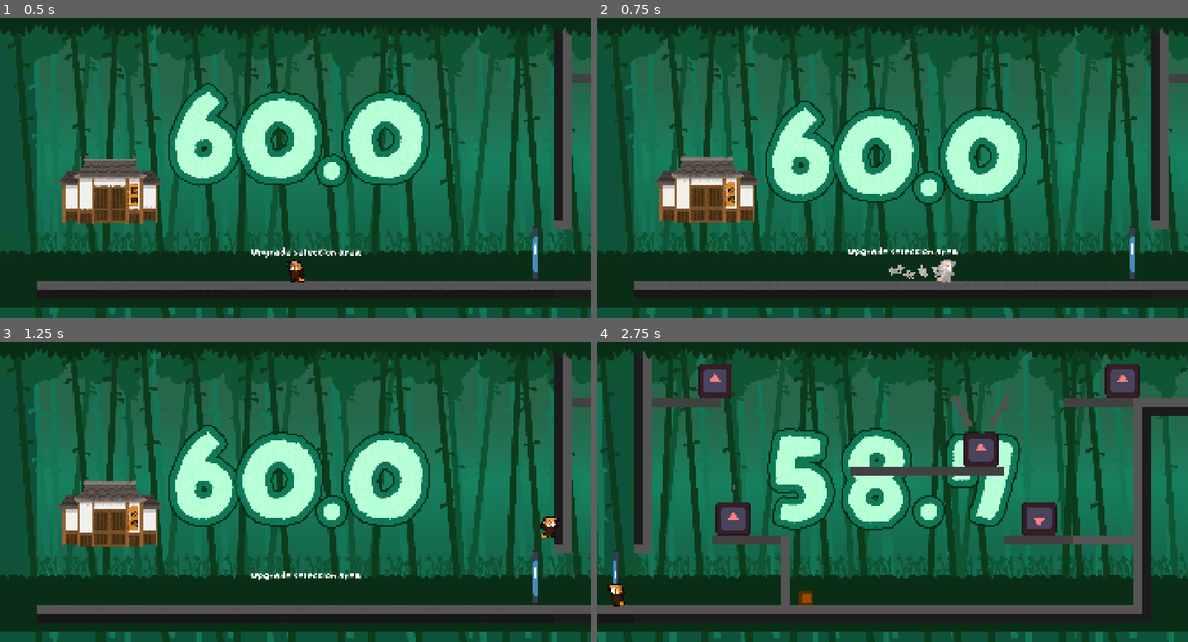
Above: before the commit, frames 1-4 (two rows, left to right).
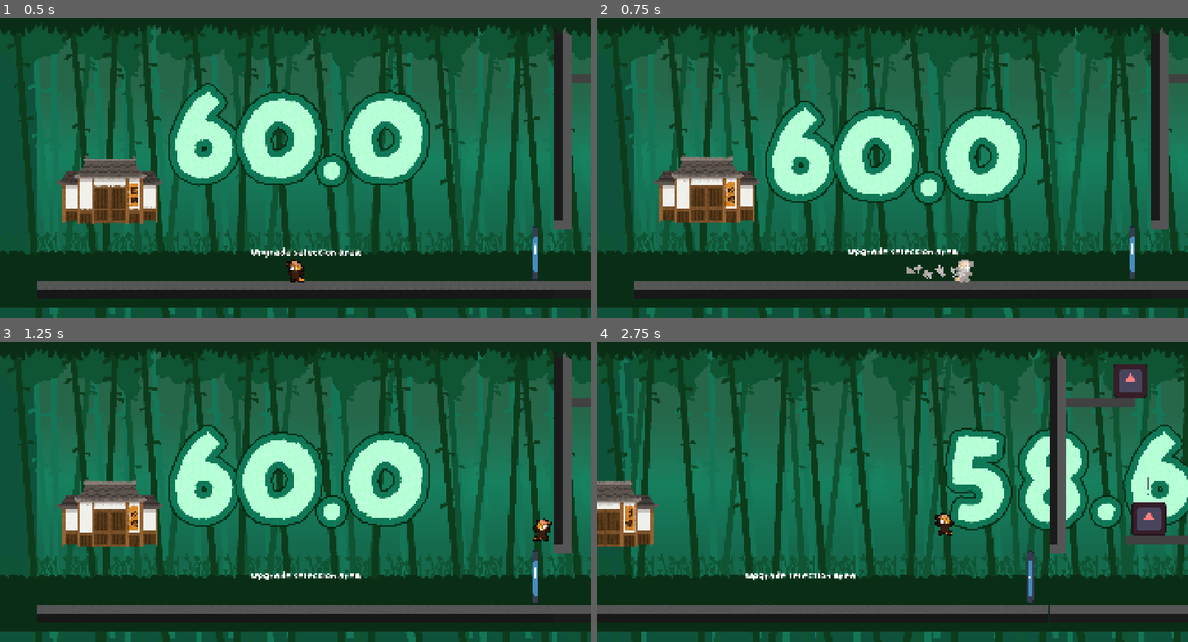
Above: after the commit, the same moments.

Repository: Tyrannicodin/GMTK-jam-2026
Game: Godot game, scene res://game/game.tscn
Two runs of this game, one before a commit and one after it. Both use one fixed random seed, a clock stepped at 60 frames per second and the inputs below. This scene is started directly instead of the project's main scene. The engine's default icon, where the game draws it, is replaced by a stand-in: a white triangle on a blue panel in a dark square.
Inputs (mouse positions are in pixels of both pictures, inside the frame that each line leads up to):
- Up to frame 1 (0.5 s): no input
- Up to frame 2 (0.75 s): move the mouse to (1022, 135) at 0.52 s; hold D (right) from 0.53 s (still down); tap C (dash) at 0.6 s; click (1022, 135) at 0.67 s
- Up to frame 3 (1.25 s): keep holding D (right); tap Space (jump) at 0.77, 0.8, 1.07 s
- Up to frame 4 (2.75 s): move the mouse to (774, 492) at 1.27 s; tap Space (jump) at 1.35, 1.52, 1.82, 2.3 s; tap C (dash) at 1.55, 2.1 s; move the mouse to (951, 402) at 2.02 s; release D (right) at 2.03 s; hold A (left) from 2.03 s (still down)

Frame 1 is identical in both runs. In frame 2, 0.5% of the frame differs, in the area x 49-64%, y 80-89%; in frame 3, 0.2%; in frame 4, 40%, in the area x 0-100%, y 2-100%.

Commit message:
more changes to the input system

Diff:
--- a/game/game.gd
+++ b/game/game.gd
@@ -93,6 +93,7 @@
 		countdown = false
 		pick_room(len(rooms) - 1)
 		var time_tween = get_tree().create_tween()
+		%Timer.happy(11.5)
 		var reward = Reward.new()
 		reward.xp = time / 10.0
 		time_tween.tween_property(self, "time", 0, 1.5).set_delay(5)
--- a/game/player/input_buffer.gd
+++ b/game/player/input_buffer.gd
@@ -37,8 +37,7 @@
 	if len(input_list) > 15:
 		input_list = input_list.slice(0, 15)
 
-# Only process inputs after 1 frame to make combos feel more consistent.
-var allow_after_frames = 1
+var allow_after_frames = 0
 # If inputs are unused for this amount of frames, they are thrown out.
 var max_fames_after = 8
 
--- a/game/player/player.gd
+++ b/game/player/player.gd
@@ -15,6 +15,7 @@
 var facing_direction
 
 var flight_time := 0.0
+var time_on_ground := 0.0
 var dashed_since_left_ground = false
 var jumped_to_leave_ground = false
 
@@ -22,13 +23,13 @@
 var jutsu_timer = 0
 
 
-const WALK_FORCE = 8000
 const WALK_MAX_SPEED = 1000
-const STOP_FORCE = 8000
-const AIR_STOP_FORCE = 2000
+const AIR_STOP_FORCE = 4000
 const JUMP_SPEED = 1800
 const COYOTE_TIME = 0.15
 const TERMINAL_VELOCITY = 5000
+
+const LANDING_INPUT_DELAY = .1
 
 const DASH_LENGTH = .16
 const DASH_SPEED = 2500
@@ -102,8 +103,10 @@
 		flight_time = 0
 		dashed_since_left_ground = false
 		jumped_to_leave_ground = false
+		time_on_ground += delta
 	else:
 		flight_time += delta
+		time_on_ground = 0
 
 	# Handle interactions.
 	if Input.is_action_just_pressed("interact"):
@@ -117,9 +120,9 @@
 	# Jutsu are checked first because it has priority consuming inputs for the frame
 	execute_jutsu()
 
-	if flight_time < COYOTE_TIME and not jumped_to_leave_ground:
+	if flight_time < COYOTE_TIME and not jumped_to_leave_ground and time_on_ground > LANDING_INPUT_DELAY:
 		if %InputBuffer.is_pressed("jump"):
-			velocity.y -= JUMP_SPEED
+			velocity.y = -JUMP_SPEED
 			jumped_to_leave_ground = true
 			if not dashing:
 				velocity.x += 800 * sign(Input.get_axis("left", "right"))
@@ -130,21 +133,13 @@
 
 	if dash_timer <= 0:
 		var direction = %InputBuffer.get_axis("left", "right")
-		var walk = WALK_FORCE * direction
-		# Slow down the player if they're not trying to move.
-		if abs(walk) < WALK_FORCE * 0.2:
-			friction(delta)
-		else:
-			var INITIAL_SPEED = velocity.x
-			if abs(velocity.x) < WALK_MAX_SPEED:
-				velocity.x += walk * delta
-			elif sign(velocity.x) != sign(walk):
-				velocity.x += walk * delta
-				friction(delta)
-			else:
-				friction(delta)
-				if abs(velocity.x) < WALK_MAX_SPEED and abs(INITIAL_SPEED) > WALK_MAX_SPEED:
-					velocity.x = WALK_MAX_SPEED * sign(velocity.x)
+		var walk = WALK_MAX_SPEED * direction
+
+		friction(delta)
+
+		if direction != 0:
+			velocity.x = walk
+
 
 		if (is_on_floor()):
 			if dash_count == 0:
@@ -161,8 +156,10 @@
 func friction(delta):
 	# The velocity, slowed down a bit, and then reassigned.
 	if is_on_floor():
-		velocity.x = move_toward(velocity.x, 0, STOP_FORCE * delta)
+		# 100% friction on ground
+		velocity.x = 0
 	else:
+		# air has less friction
 		velocity.x = move_toward(velocity.x, 0, AIR_STOP_FORCE * delta)
 
 func execute_jutsu():
